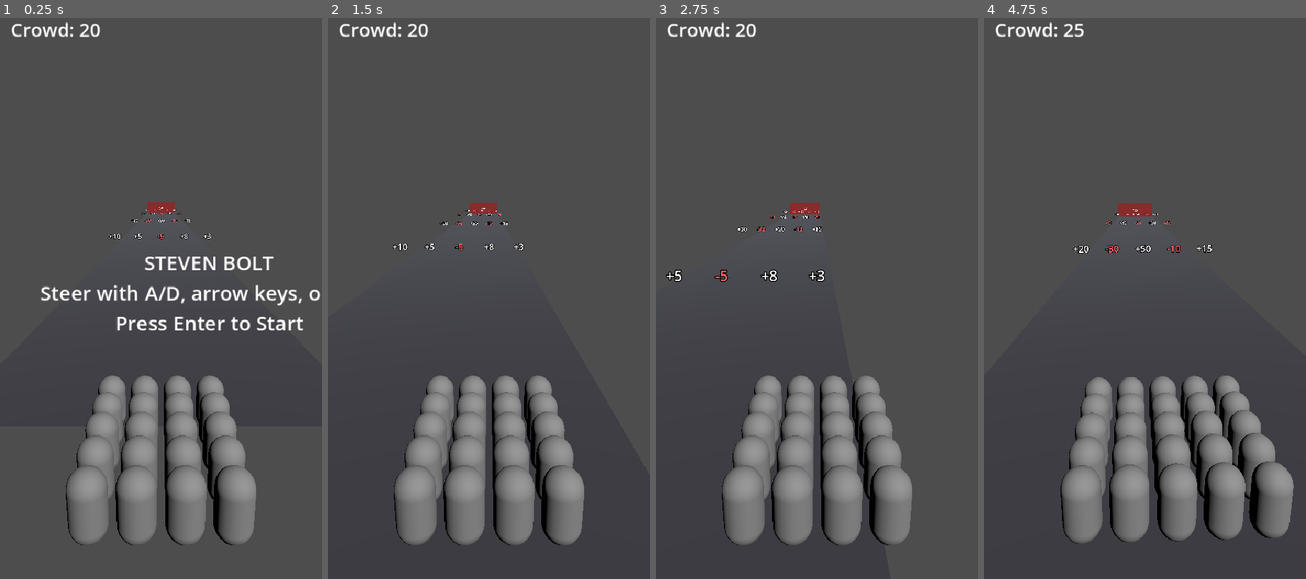
Above: before the commit, frames 1-4 (left to right).
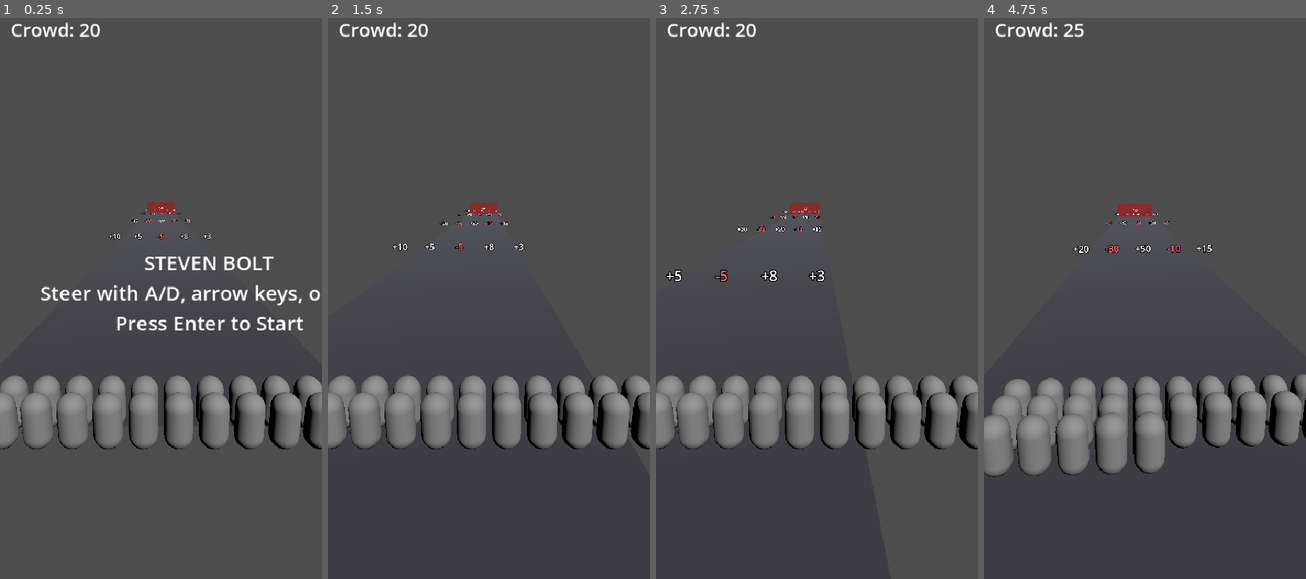
Above: after the commit, the same moments.

Repository: hobsojam/steven-bolt
Game: Godot game, scene res://scenes/main.tscn
The game is run twice, just before and just after one commit, with the same random seed, the same clock (stepped at 60 frames per second) and the same inputs.
Inputs (mouse positions are in pixels of both pictures, inside the frame that each line leads up to):
- Up to frame 1 (0.25 s): no input
- Up to frame 2 (1.5 s): tap Enter (ui_accept) at 0.5, 0.77, 1.25 s; move the mouse to (559, 264) at 0.52 s; hold Right (lane_right) 0.53-1.25 s; click (559, 264) at 0.67 s; drag from (424, 320) to (472, 405) at 1.27 s
- Up to frame 3 (2.75 s): move the mouse to (849, 163) at 2.02 s; hold Right (lane_right) from 2.03 s (still down)
- Up to frame 4 (4.75 s): release Right (lane_right) at 2.75 s; drag from (1128, 405) to (1048, 208) at 2.77 s; move the mouse to (1241, 377) at 3.52 s; hold Left (lane_left) 3.53-4.25 s; tap Enter (ui_accept) at 3.77 s; drag from (1048, 208) to (1096, 147) at 4.27 s

The runs differ from the first frame. In frame 1, 13% of the frame differs, in the area x 0-100%, y 63-94%; in frame 2, 14%; in frame 3, 14%; in frame 4, 19%.

Commit message:
Fix crowd block growing deep enough to reach the camera
Reported from an in-editor screenshot at crowd_count=168: the crowd
mass filled essentially the whole screen. Root cause was in
crowd_layout()'s column count: it derived width from
sqrt(rendered) * spacing, which stops reaching CROWD_MAX_WIDTH once
spacing shrinks with crowd_unit_scale() (added in the previous shrink
change) - so it under-used the available width and pushed far more
units into depth rows than necessary. At the render cap (150,
scale 0.5) that formula produced only 12 columns needing 13 rows,
3.9m deep; before the shrink feature at all (fixed 0.6 spacing) it
was 10 columns needing 15 rows, 9m deep - deeper than the chase
camera's own 6m follow distance, so the crowd's back rows extended
past the camera itself.

Columns are now maximized directly from CROWD_MAX_WIDTH / spacing
(clamped to the rendered count), which reaches the width cap
properly and only adds depth once width is exhausted. At the render
cap this now stays a 20x8 grid, 2.1m deep. Adds a regression test
asserting crowd depth stays under the chase camera's BACK_OFFSET at
MAX_RENDERED_UNITS, since nothing else would have caught this.

Diff:
--- a/scripts/run_rules.gd
+++ b/scripts/run_rules.gd
@@ -54,9 +54,13 @@
 	if rendered <= 0:
 		return positions
 	var spacing: float = CROWD_UNIT_SPACING * crowd_unit_scale(crowd_count)
-	var desired_width: float = sqrt(float(rendered)) * spacing
-	var width: float = minf(desired_width, CROWD_MAX_WIDTH)
-	var columns: int = mini(maxi(1, int(width / spacing)), rendered)
+	# Always fill as many columns as the clamped width allows before adding a
+	# depth row. Deriving columns from sqrt(rendered) * spacing (the previous
+	# approach) stops reaching CROWD_MAX_WIDTH once spacing shrinks with
+	# scale, so it under-uses the available width and pushes far more units
+	# into depth than necessary - enough, at the render cap, to stack rows
+	# behind where the chase camera sits.
+	var columns: int = mini(maxi(1, int(CROWD_MAX_WIDTH / spacing)), rendered)
 	for i in rendered:
 		var col: int = i % columns
 		var row: int = i / columns
--- a/tests/run_tests.gd
+++ b/tests/run_tests.gd
@@ -1,6 +1,7 @@
 extends SceneTree
 
 const RunRules := preload("res://scripts/run_rules.gd")
+const ChaseCamera := preload("res://scripts/chase_camera.gd")
 
 var _failures: int = 0
 
@@ -15,6 +16,7 @@
 	_test_crowd_layout_empty_for_zero()
 	_test_crowd_layout_caps_at_max_rendered()
 	_test_crowd_layout_stays_within_max_width()
+	_test_crowd_layout_stays_shallower_than_camera_offset()
 	_test_crowd_unit_scale_full_size_below_threshold()
 	_test_crowd_unit_scale_shrinks_toward_minimum()
 	_test_crowd_unit_scale_clamps_beyond_max()
@@ -83,6 +85,17 @@
 	_assert_true(
 		max_abs_x <= RunRules.CROWD_MAX_WIDTH / 2.0 + 0.01,
 		"crowd width stays within the clamped track width"
+	)
+
+
+func _test_crowd_layout_stays_shallower_than_camera_offset() -> void:
+	var positions: Array[Vector3] = RunRules.crowd_layout(RunRules.MAX_RENDERED_UNITS)
+	var max_depth: float = 0.0
+	for pos in positions:
+		max_depth = maxf(max_depth, pos.z)
+	_assert_true(
+		max_depth < ChaseCamera.BACK_OFFSET,
+		"crowd depth at the render cap stays inside the chase camera's follow distance"
 	)
 
 
